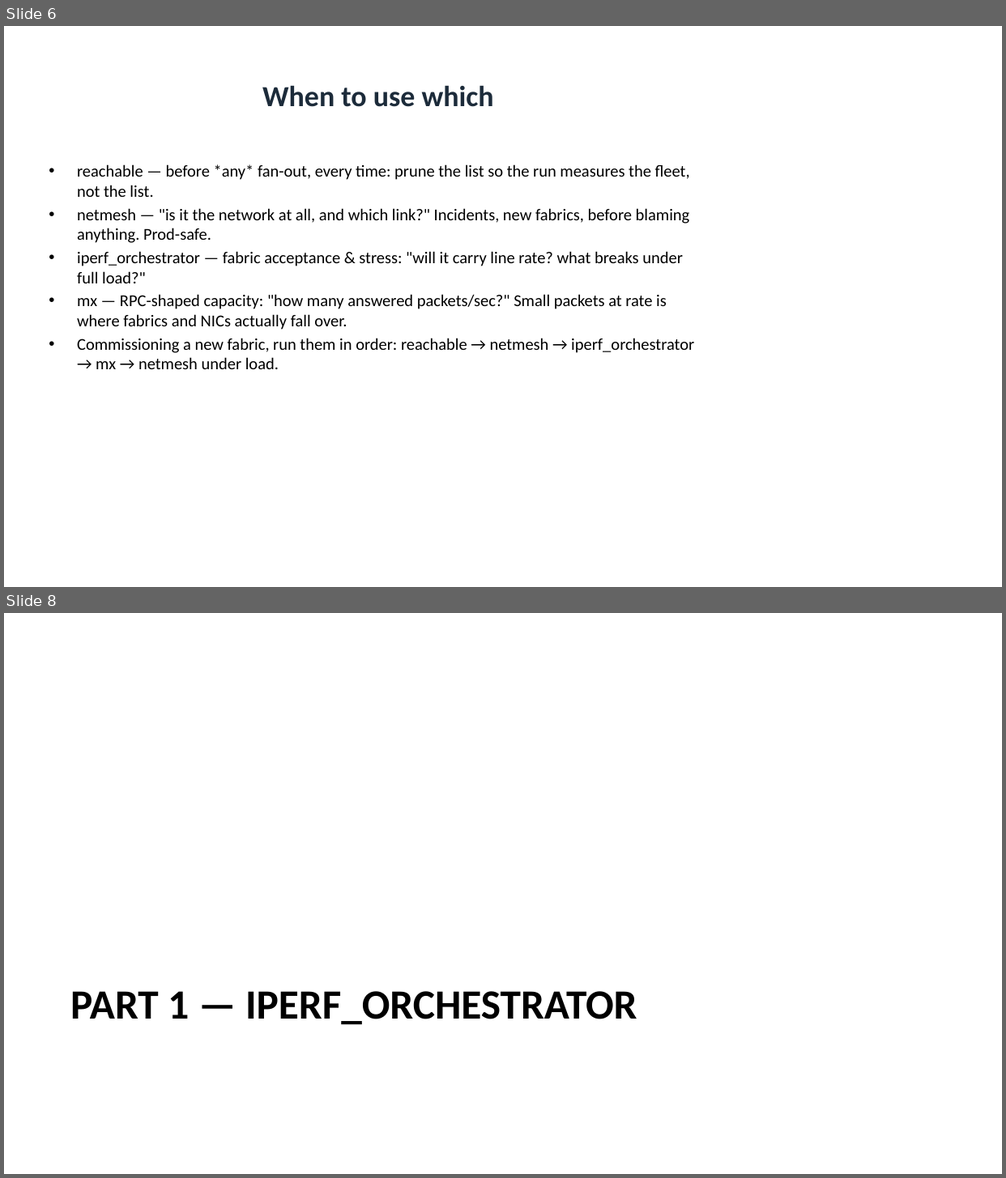
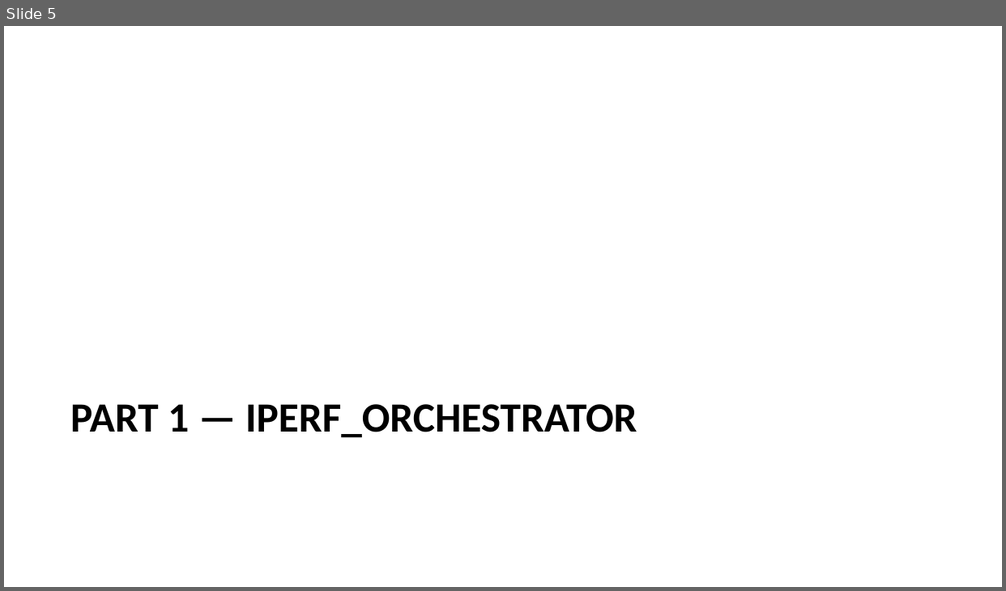
Before and after one commit to MartinGallagher-code/presentations, a slide deck: network-testing/network_testing.pptx. Shown one above the other, each under a label of ours: slides 6 and 8 before the commit, slide 5 after it; the slides between them are not shown. The pictures are 1006x1178 and 1006x591 pixels, drawn with LibreOffice and Linux fonts; fonts in the diff are those of the drawing. Boxes give left, top, right and bottom in pixels: in the first picture for what was removed or moved away, otherwise in the second. Text is boxed around its words. In the diff, an @@ line names an element or a change of style, - is before the commit and + after.

```diff
--- a/network-testing/network_testing.pptx
+++ b/network-testing/network_testing.pptx
@@ slide 6 removed at <box>4,26,1002,587</box>, background #FFFFFF @@
@@ title removed at <box>262,85,494,107</box> @@
-When to use which
@@ text removed at <box>77,165,694,369</box> @@
-• reachable — before *any* fan-out, every time: prune the list so the run measures the fleet, not the list.
-• netmesh — "is it the network at all, and which link?" Incidents, new fabrics, before blaming anything. Prod-safe.
-• iperf_orchestrator — fabric acceptance & stress: "will it carry line rate? what breaks under full load?"
-• mx — RPC-shaped capacity: "how many answered packets/sec?" Small packets at rate is where fabrics and NICs actually fall over.
-• Commissioning a new fabric, run them in order: reachable → netmesh → iperf_orchestrator → mx → netmesh under load.
@@ what was slide 8 is now slide 5 @@
```
Also in this commit, not shown: 1 slide changed, 3 slides added, 5 other slides removed, 2 other files.
